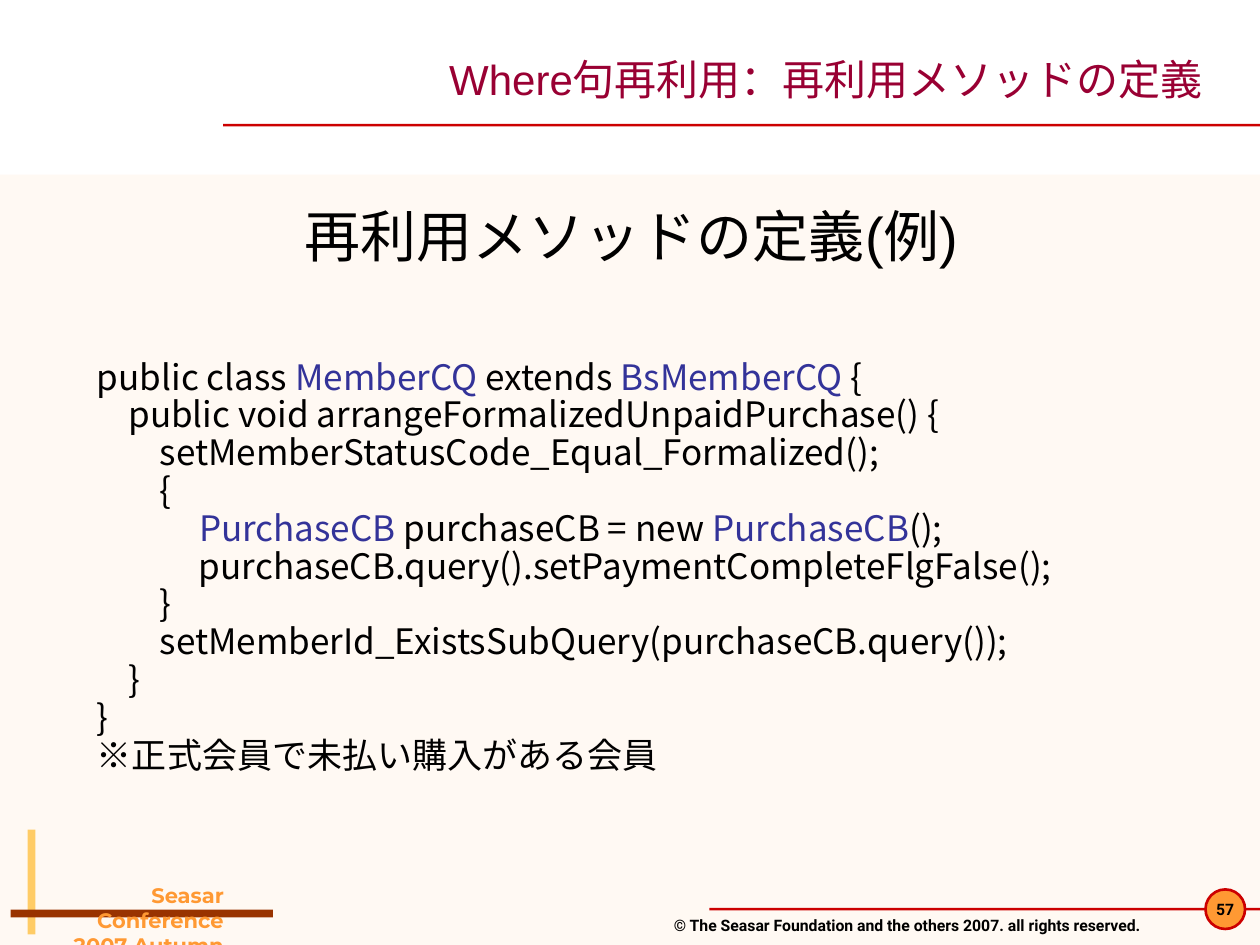
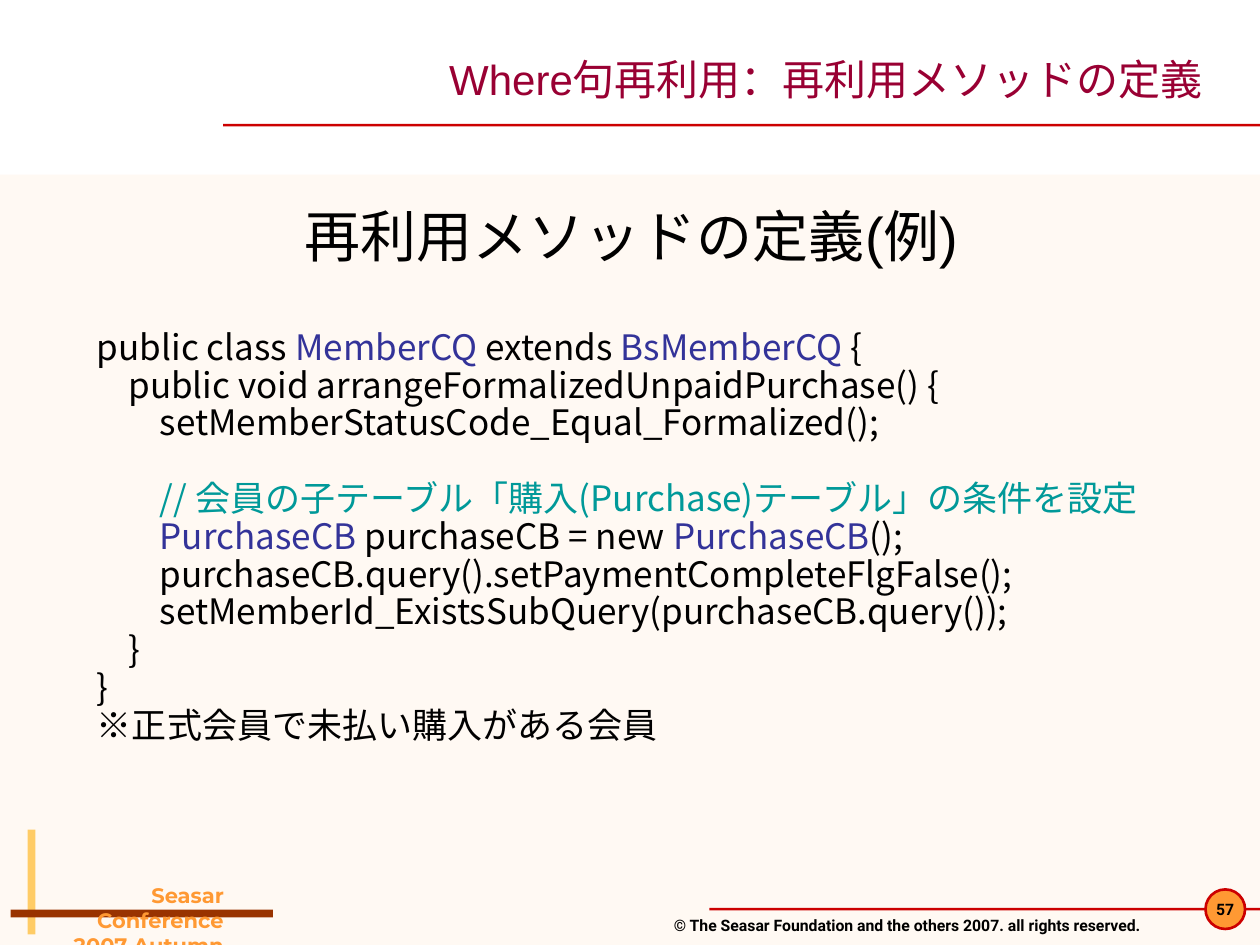
Before and after one commit to seasarorg/dbflute, a slide deck: slide 57 of dbflute/etc/doc/pres/sc2007a_2-DBFlute.ppt. Drawn at 1260x945 pixels with LibreOffice and Linux fonts; fonts in the diff are those of the drawing; background and template pictures are left out. Boxes give left, top, right and bottom in pixels: in the first picture for what was removed or moved away, otherwise in the second. Text is boxed around its words. In the diff, an @@ line names an element or a change of style, - is before the commit and + after.

```diff
--- a/dbflute/etc/doc/pres/sc2007a_2-DBFlute.ppt
+++ b/dbflute/etc/doc/pres/sc2007a_2-DBFlute.ppt
@@ text at bbox=[97, 332, 1137, 741]: paragraph removed @@
-}
@@ text "public class MemberCQ extends BsMemberCQ ...": place and size @@
-text "public class MemberCQ extends BsMemberCQ ..." at bbox=[97, 362, 1052, 771]
+text "public class MemberCQ extends BsMemberCQ ..." at bbox=[97, 332, 1137, 741]
@@ text at bbox=[195, 481, 1137, 521]: text changed; text colour #000000 to #009999 @@
-{
+// 会員の子テーブル「購入(Purchase)テーブル」の条件を設定
```
Also in this commit, not shown: 17 other slides changed, 4 other files.
